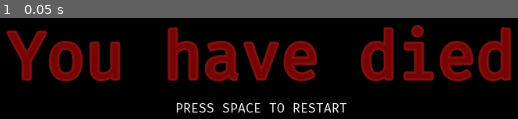
Above: before the commit, frame 1.
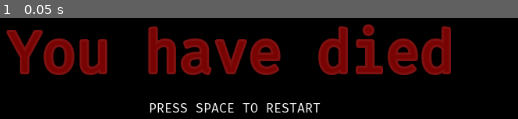
Above: after the commit, the same moment.

Repository: redxaxder/7DRL2022
Game: Godot game, scene res://scenes/DeathModal.tscn
Same seed, same stepped clock (60 frames per second), same inputs: the game is played once before the commit and once after it. This scene is started directly instead of the project's main scene.
Inputs:
- Up to frame 1 (0.05 s): no input

The runs differ from the first frame. In frame 1, 27% of the frame differs, in the area x 1-99%, y 5-95%.

Commit message:
smaller death text

Diff:
--- a/scenes/DeathModal.tscn
+++ b/scenes/DeathModal.tscn
@@ -4,7 +4,7 @@
 [ext_resource path="res://resources/FiraCode-Regular.ttf" type="DynamicFontData" id=2]
 
 [sub_resource type="DynamicFont" id=1]
-size = 81
+size = 72
 outline_size = 3
 outline_color = Color( 0.501961, 0.0666667, 0.0666667, 1 )
 font_data = ExtResource( 2 )
@@ -20,10 +20,10 @@
 [node name="title" type="Label" parent="splash"]
 anchor_left = 0.5
 anchor_right = 0.5
-margin_left = -317.409
-margin_top = 15.4779
-margin_right = 332.591
-margin_bottom = 139.478
+margin_left = -317.0
+margin_top = 15.0
+margin_right = 265.0
+margin_bottom = 139.0
 custom_fonts/font = SubResource( 1 )
 custom_colors/font_color = Color( 0.470588, 0.0117647, 0.0117647, 1 )
 text = "You have died"
